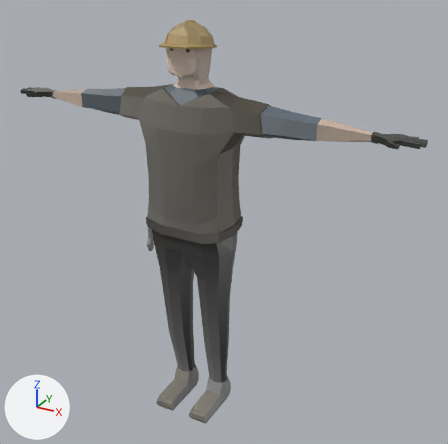
Renders of the FBX model Assets/Models/Survivors/engineer.fbx from each side of a commit.
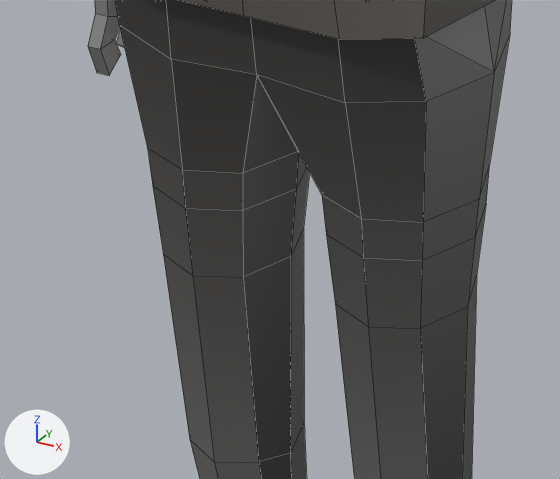
There are two pictures of each version: one whole from a 50 mm lens placed at (1.6, -2.59, 2.48), pointed at (0.13, 0.07, 1.15), one close up on the part from 29% to 55% of the width and 53% to 76% of the height. The lights are fixed; the arrows at lower left show +X, +Y and +Z. The close-ups show mesh edges as thin lines. Where no turn or scale is listed for an object, it has been applied to the vertices.

The scene before the commit, as lines of its bpy script (objects in view):
```python
me_cube_004 = bpy.data.meshes.new('Cube.004')
me_cube_004.from_pydata(...)  # 699 vertices, 708 faces; spans x -1.14..1.14, y -0.22..0.15, z 0.0..1.88
me_cube_004.materials.append(mat_engineer)  # picture img_engineer_atlas_png
ob_cube = bpy.data.objects.new('Cube', me_cube_004)
ob_cube.location = (0.0, 0.0, 0.0)
```
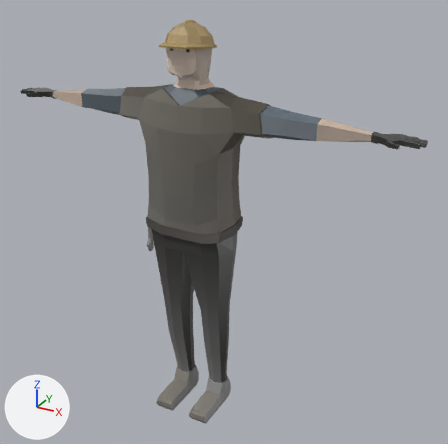
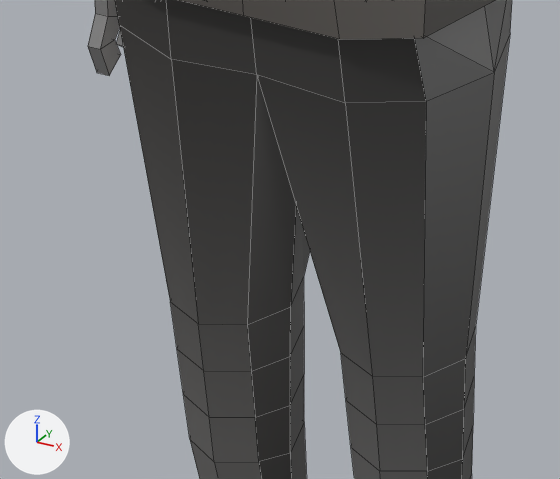
What the commit changed:
me_cube_004 is used by ob_cube; location (0.0, 0.0, 0.0).
me_cube_004 had 699 vertices, 708 faces and spanned x -1.14..1.14, y -0.22..0.15, z 0.0..1.88.
me_cube_004 now has 701 vertices, 708 faces and spans x -1.14..1.14, y -0.22..0.15, z 0.0..1.88.
Part 1, on me_cube_004:
8 vertices are removed from x -0.06..0.06, y -0.09..0.07, z 0.82..0.87.
24 faces are deleted.
4 vertices in x -0.2..0.2, y -0.01..0.08, z 0.72 move by (0.0, 0.0, -0.21).
3 vertices in x -0.06..0.18, y -0.01..0.06, z 0.72 move by (-0.01, 0.0, -0.21).
3 vertices in x -0.18..0.06, y -0.01..0.06, z 0.72 move by (0.01, 0.0, -0.21).
28 vertices move from x -0.22..0.22, y -0.11..0.1, z 0.72..0.87 to x -0.2..0.2, y -0.09..0.08, z 0.51..0.65.
10 vertices are added at x -0.07..0.07, y -0.07..0.06, z 0.58..0.65.
24 new faces join them.
me_cube_004 part 2: 9 kept faces spanning x -0.2..0.2, y -0.09..0.08, z 0.51..0.65 get new texture (UV) coordinates.

Boxes [x1, y1, x2, y2] around the edits, measured in the close-ups (560 x 479 px; the box of a moved part takes in the faces that stretch with it):
part 1 of me_cube_004, moved or reshaped: before [121, 30, 509, 479]; after [120, 30, 509, 479]
part 2 of me_cube_004, surface changed: before [148, 148, 490, 261]; after [170, 302, 476, 424]
